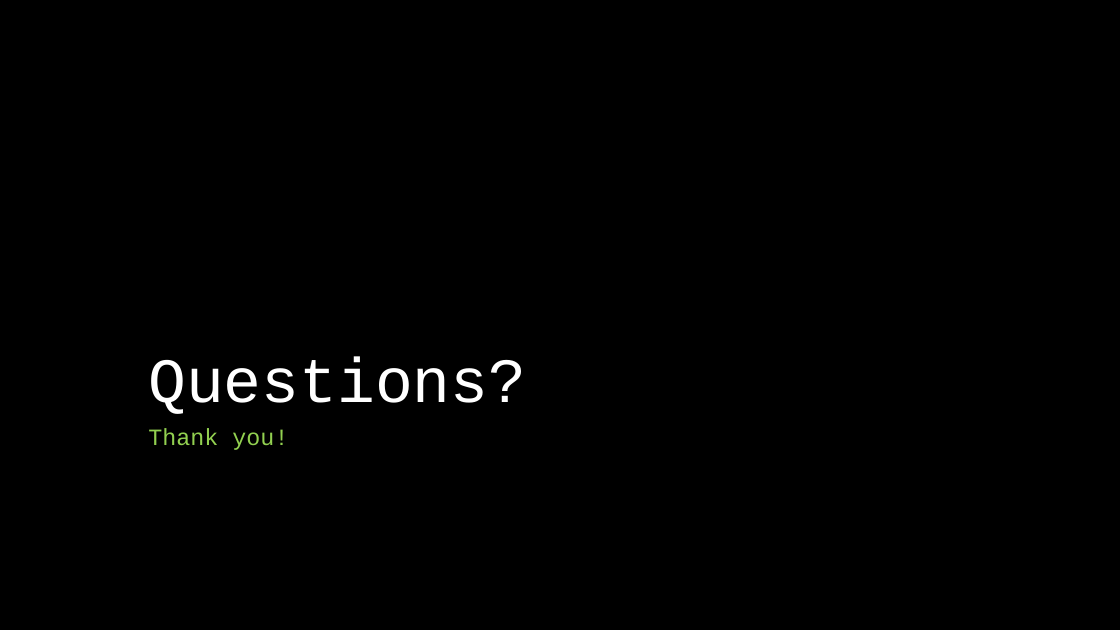
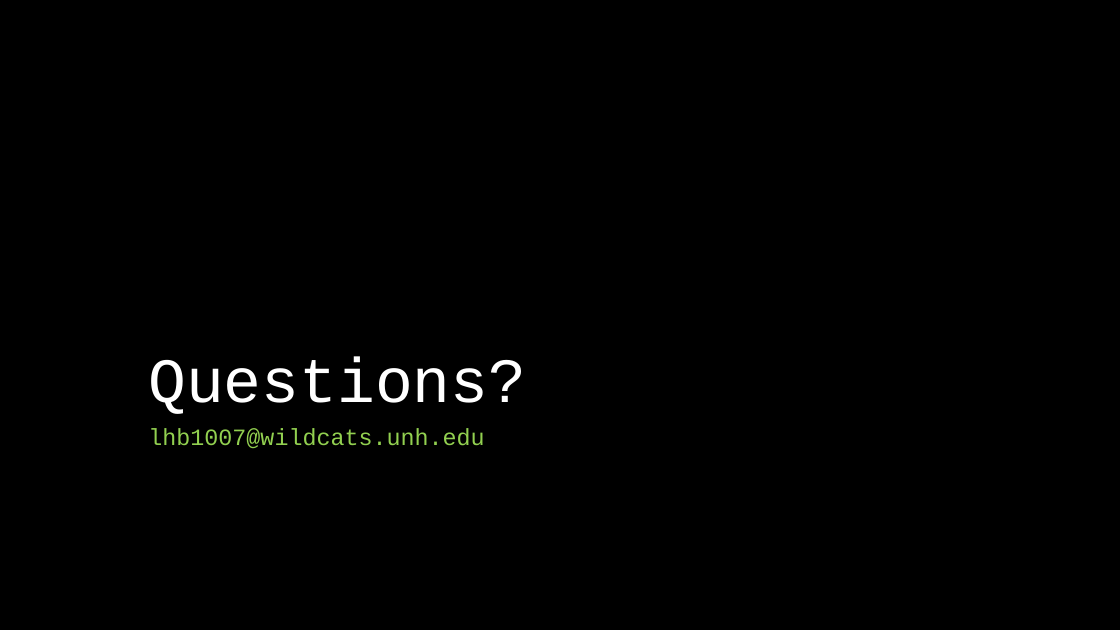
Before and after one commit to landonbuell/Buell-Senior-Thesis, a slide deck: slide 26 of Thesis/CapstonePresentaion/Classifying Chaotic Synthesizers with a Multimodal Neural Network.pptx (slide 27 before the commit). Drawn at 1120x630 pixels with LibreOffice and Linux fonts; fonts in the diff are those of the drawing. Boxes give left, top, right and bottom in pixels: in the first picture for what was removed or moved away, otherwise in the second. Text is boxed around its words. In the diff, an @@ line names an element or a change of style, - is before the commit and + after.

```diff
--- a/Thesis/CapstonePresentaion/Classifying Chaotic Synthesizers with a Multimodal Neural Network.pptx
+++ b/Thesis/CapstonePresentaion/Classifying Chaotic Synthesizers with a Multimodal Neural Network.pptx
@@ text at (x1=148, y1=429, x2=484, y2=448): text changed @@
-Thank you!
+lhb1007@wildcats.unh.edu
```
Also in this commit, not shown: 3 other slides changed, 1 slide removed, 2 other files.
